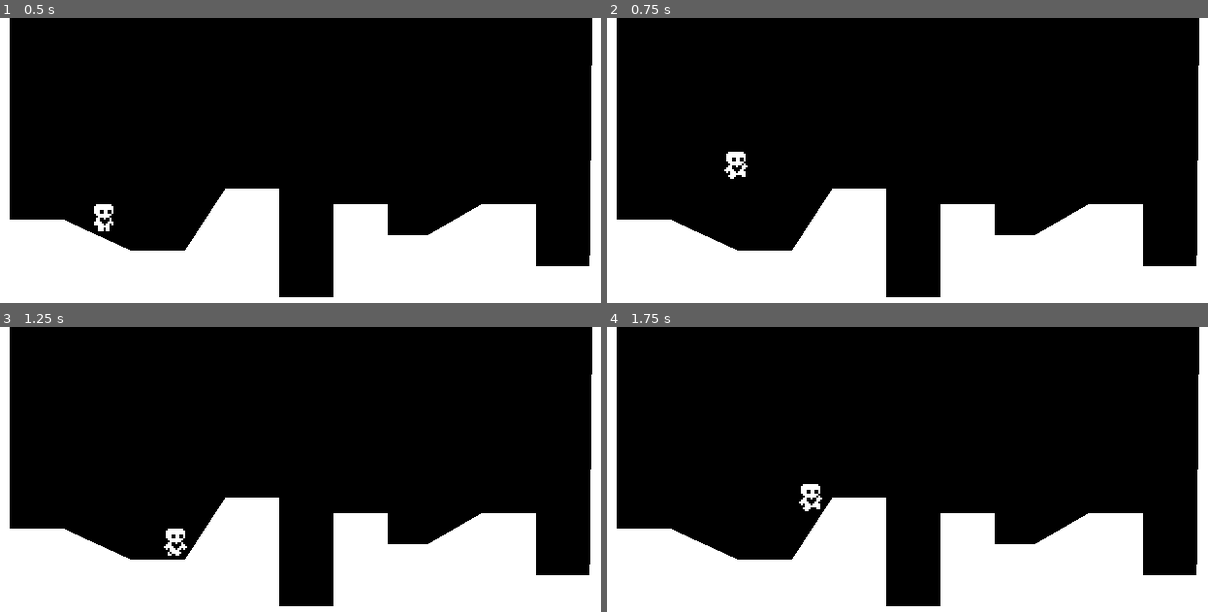
Above: before the commit, frames 1-4 (two rows, left to right).
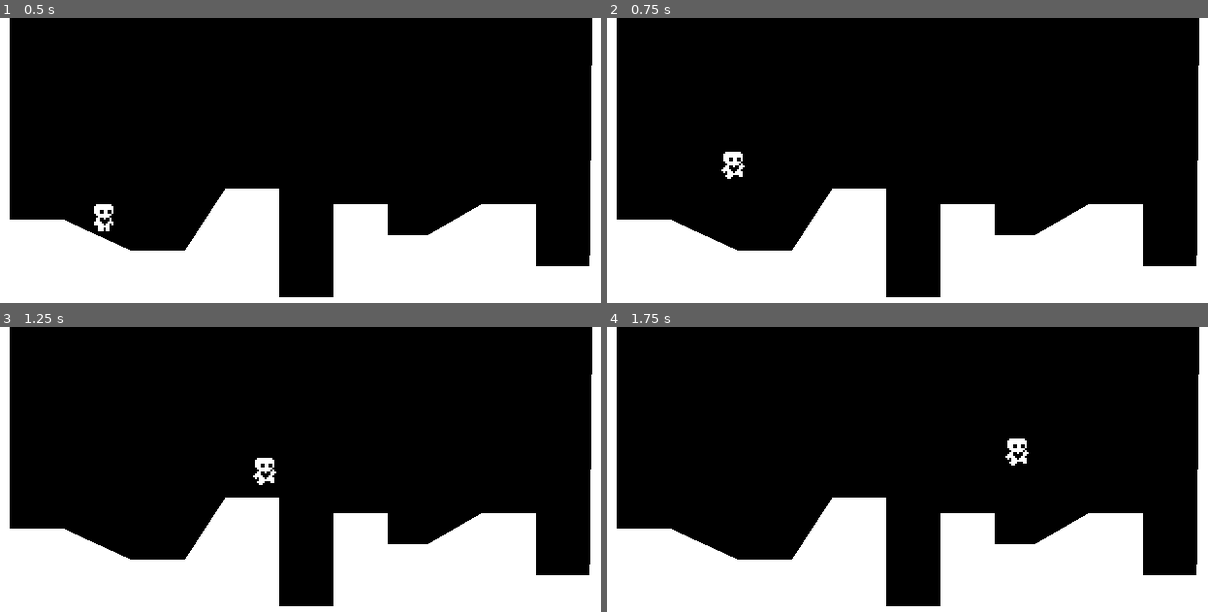
Above: after the commit, the same moments.

Repository: zabayrer/heartPlatformer
Game: Godot game, scene res://scenes/world.tscn
Two runs of this game, one before a commit and one after it. Both use one fixed random seed, a clock stepped at 60 frames per second and the inputs below.
Inputs:
- Up to frame 1 (0.5 s): no input
- Up to frame 2 (0.75 s): hold Right (ui_right) from 0.53 s (still down); tap Up (ui_up) at 0.6 s
- Up to frame 3 (1.25 s): keep holding Right (ui_right); tap Up (ui_up) at 0.77, 1.07 s
- Up to frame 4 (1.75 s): keep holding Right (ui_right); tap Up (ui_up) at 1.35, 1.52 s

Frame 1 is identical in both runs. In frame 2, 0.2% of the frame differs, in the area x 19-24%, y 46-57%; in frame 3, 0.4%; in frame 4, 0.4%, in the area x 31-71%, y 39-65%.

Commit message:
12:19 video 4, WIP

Diff:
--- a/scenes/player.gd
+++ b/scenes/player.gd
@@ -6,7 +6,7 @@
 @onready var coyote_time_timer = $CoyoteTimeTimer
 
 
-
+var air_jump = false
 # Get the gravity from the project settings to be synced with RigidBody nodes.
 var gravity = ProjectSettings.get_setting("physics/2d/default_gravity")
 
@@ -15,12 +15,14 @@
 
 	# Handle Jump.
 	handle_jump()
+	handle_wall_jump()
 
 	# Get the input input_axis and handle the movement/deceleration.
 	# As good practice, you shouldnt replace UI actions with custom gameplay actions.
 	var input_axis = Input.get_axis("ui_left", "ui_right")
 
 	handle_acceleration(input_axis, delta)
+	handle_air_acceleration(input_axis, delta)
 
 	apply_friction(input_axis, delta)
 	apply_air_resistance(input_axis, delta)
@@ -41,12 +43,35 @@
 
 
 func handle_jump():
+	if is_on_floor():
+		air_jump = true
+
 	if is_on_floor() or coyote_time_timer.time_left > 0.0:
 		if Input.is_action_just_pressed("ui_up"):
 			velocity.y = movement_data.jump_velocity
+
 	if not is_on_floor():
 		if Input.is_action_just_released("ui_up") and velocity.y < movement_data.jump_velocity/2:
 			velocity.y = movement_data.jump_velocity/2
+
+		if Input.is_action_just_pressed("ui_up") and air_jump:
+			velocity.y = movement_data.jump_velocity * 0.8
+			air_jump = false
+
+func handle_wall_jump():
+	if not is_on_wall():
+		return
+	var wall_normal = get_wall_normal()
+
+	if Input.is_action_just_pressed("ui_left") and wall_normal == Vector2.LEFT:
+		velocity.x = wall_normal.x * movement_data.speed
+		velocity.y = movement_data.jump_velocity
+
+	if Input.is_action_just_pressed("ui_right") and wall_normal == Vector2.RIGHT:
+		velocity.x = wall_normal.x * movement_data.speed
+		velocity.y = movement_data.jump_velocity
+
+
 
 
 func apply_friction(input_axis, delta):
@@ -58,9 +83,16 @@
 		velocity.x = move_toward(velocity.x, 0, movement_data.air_resistance * delta)
 
 func handle_acceleration(input_axis, delta):
+	if not is_on_floor():
+		return
 	if input_axis != 0:
 		velocity.x = move_toward(velocity.x, movement_data.speed * input_axis, movement_data.acceleration * delta)
 
+func handle_air_acceleration(input_axis, delta):
+	if is_on_floor():
+		return
+	if input_axis != 0:
+		velocity.x = move_toward(velocity.x, movement_data.speed * input_axis, movement_data.air_acceleration * delta)
 
 func update_animations(input_axis):
 	if input_axis != 0:
--- a/scenes/player_movement_data.gd
+++ b/scenes/player_movement_data.gd
@@ -7,3 +7,6 @@
 @export var friction = 600.0
 @export var gravity_scale = 1.0
 @export var air_resistance = 200.0
+
+#THIS ISN'T A THING
+@export var air_acceleration = 400.0
